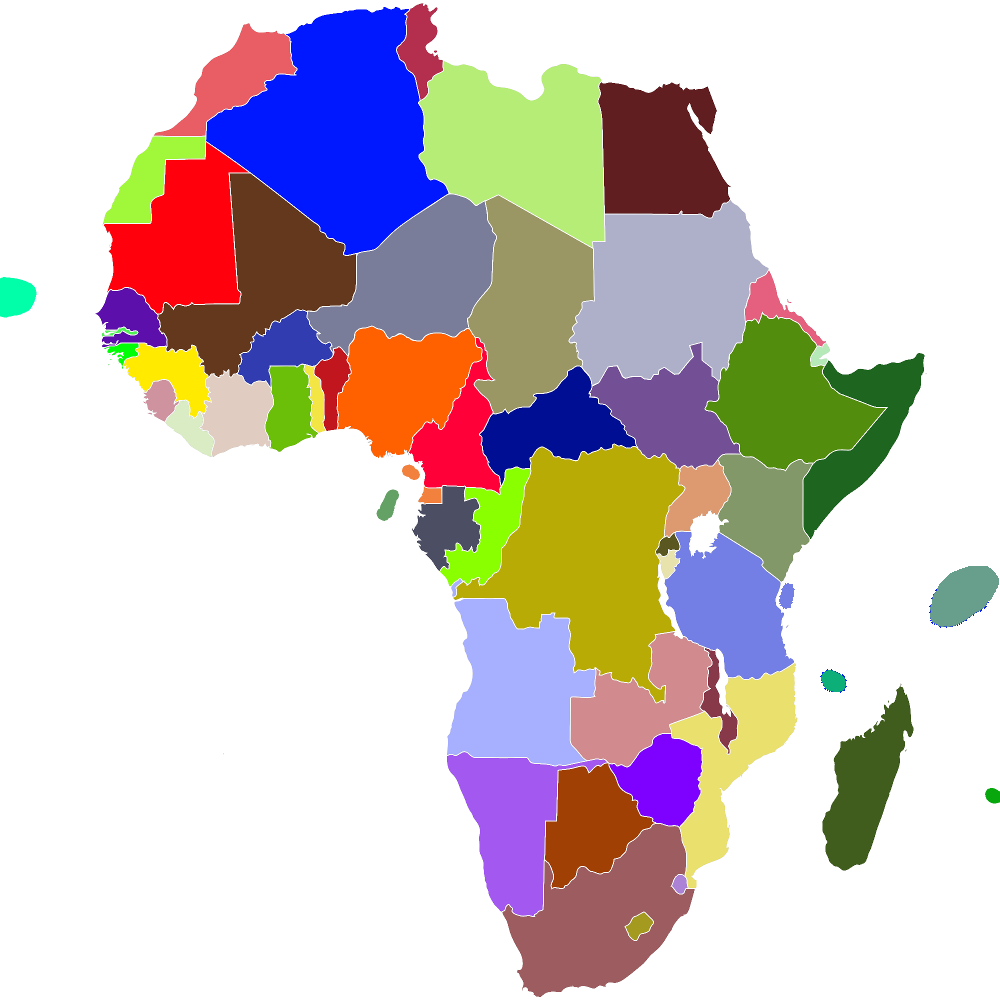
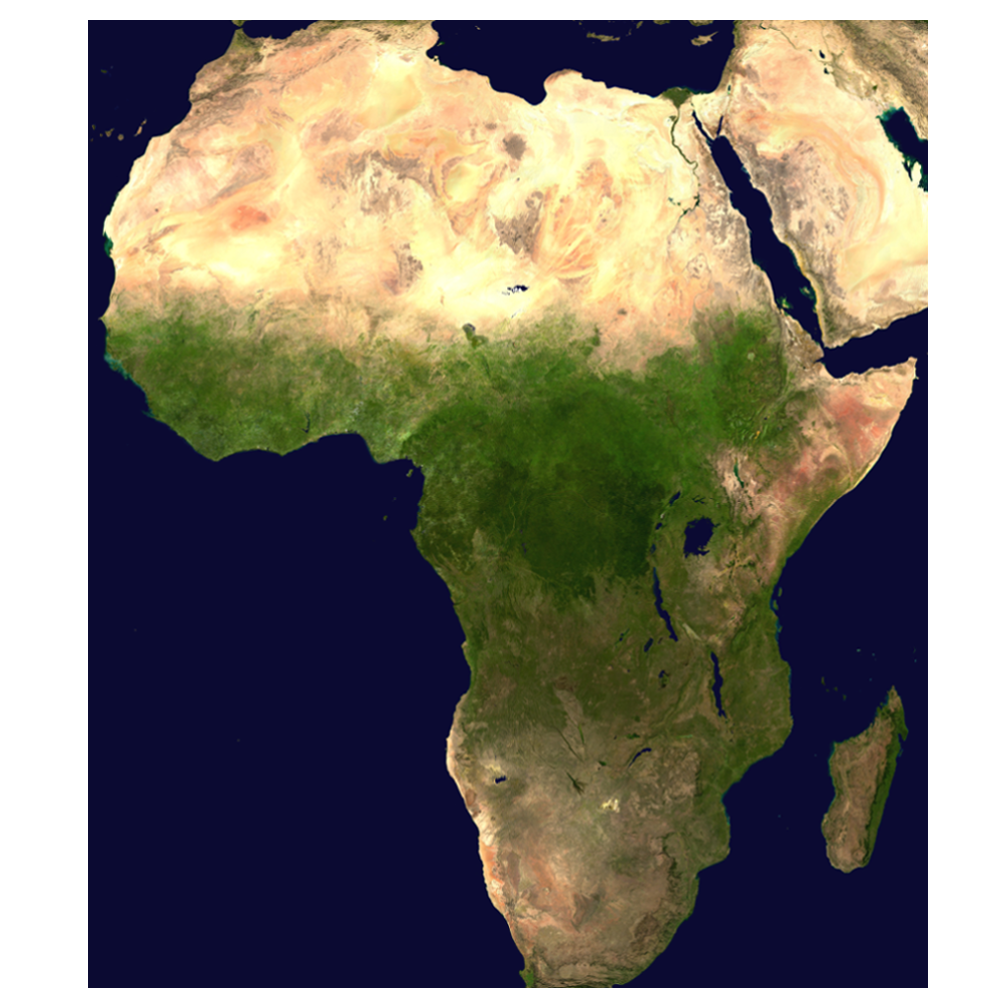
Before/after of a 1000x1000 layered artwork. What changed in the layer stack:
added layer "Transformation" above "africa_mask.png" over [88, 20, 928, 989]
hid "africa_mask.png", painted on it over [0, 3, 1000, 997]
hid "africa.png", painted on it over [0, 3, 1000, 997]
